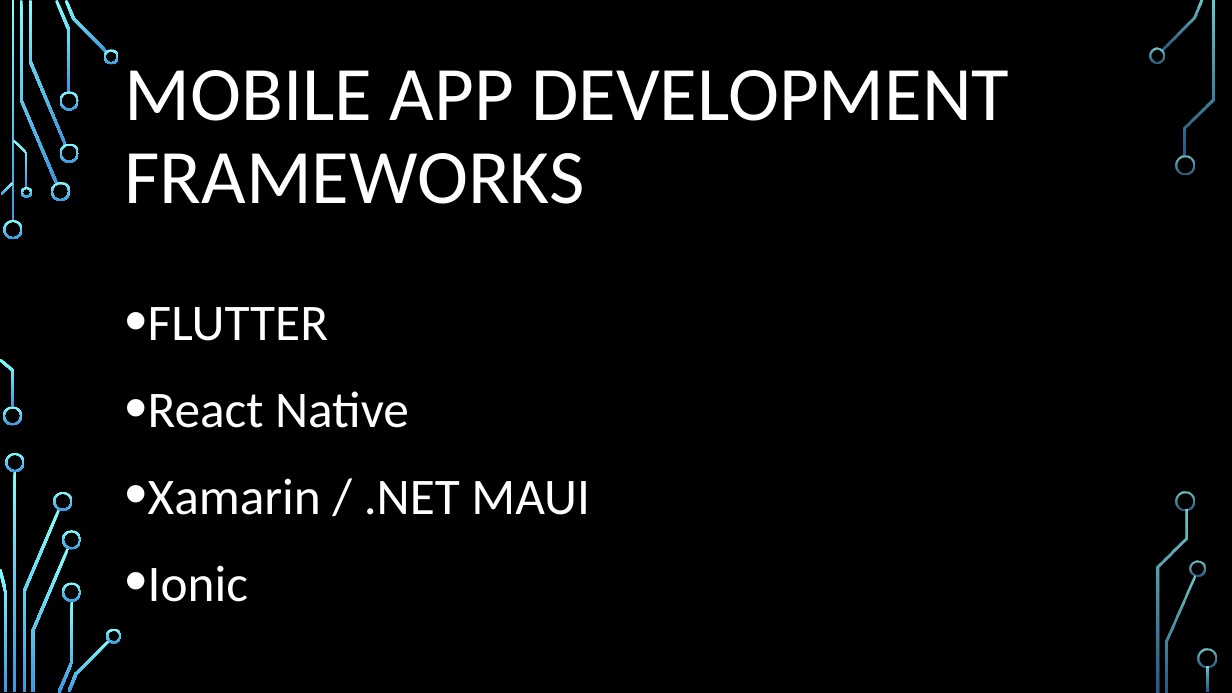
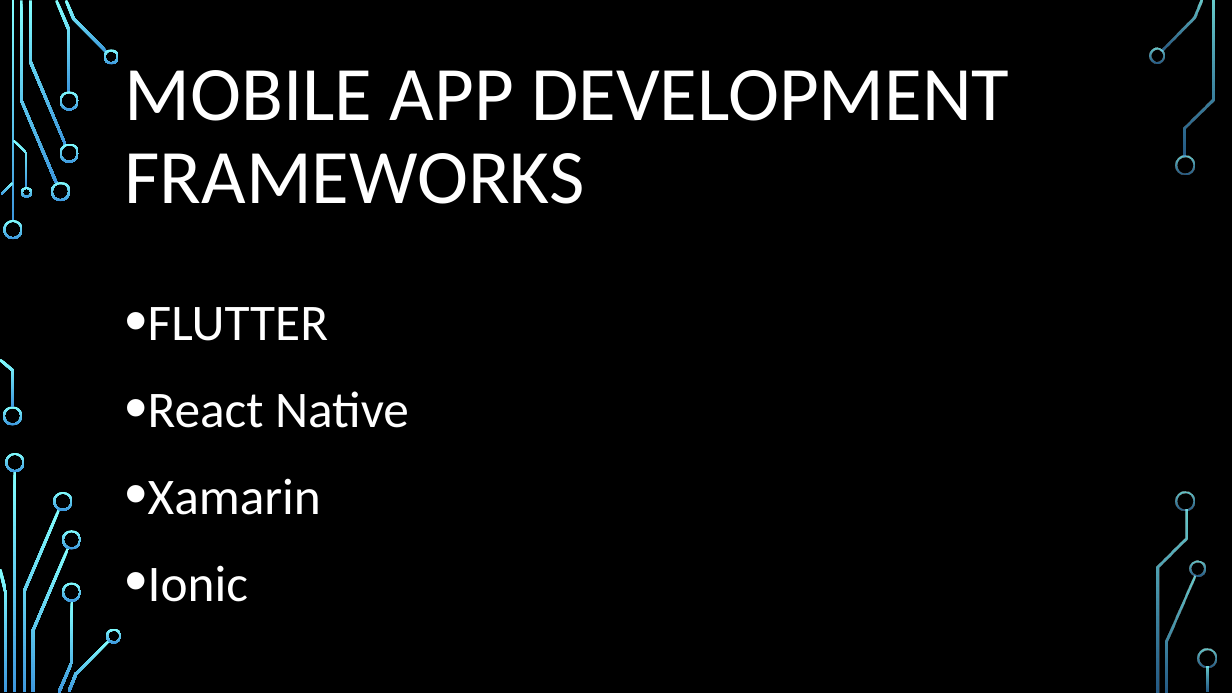
Before and after one commit to Kelben-ui/Group-15, a slide deck: slide 10 of Task 1/TASK 1 PowerPoint.pptx (slide 16 before the commit). Drawn at 1232x693 pixels with LibreOffice and Linux fonts; fonts in the diff are those of the drawing; background and template pictures are left out. Boxes give left, top, right and bottom in pixels: in the first picture for what was removed or moved away, otherwise in the second. Text is boxed around its words. In the diff, an @@ line names an element or a change of style, - is before the commit and + after.

```diff
--- a/Task 1/TASK 1 PowerPoint.pptx
+++ b/Task 1/TASK 1 PowerPoint.pptx
@@ text at (x1=148, y1=478, x2=321, y2=515): text changed @@
-• Xamarin / .NET MAUI
+• Xamarin
```
Also in this commit, not shown: 7 other slides changed, 2 slides added, 7 slides removed, 1 other file.
